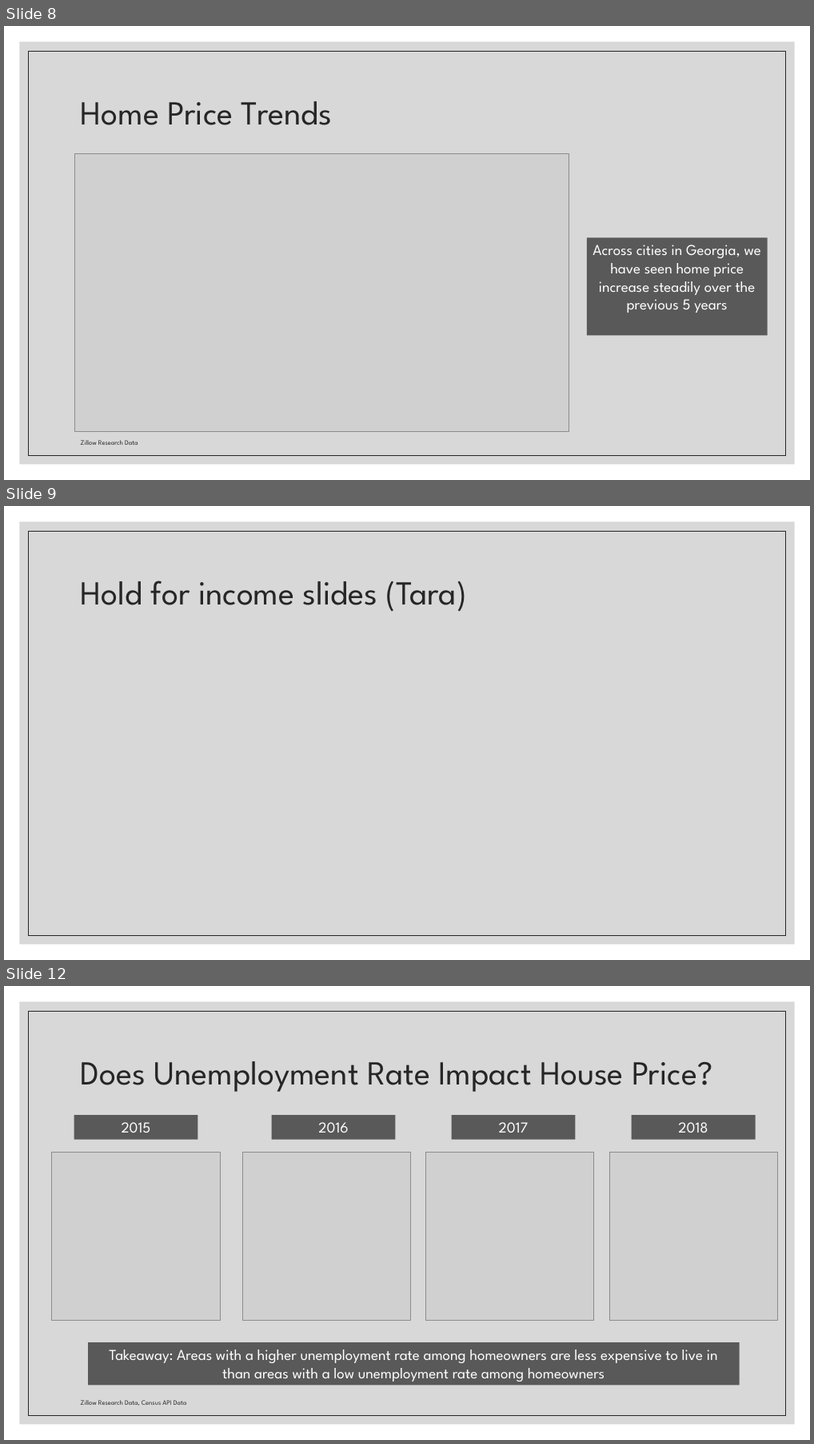
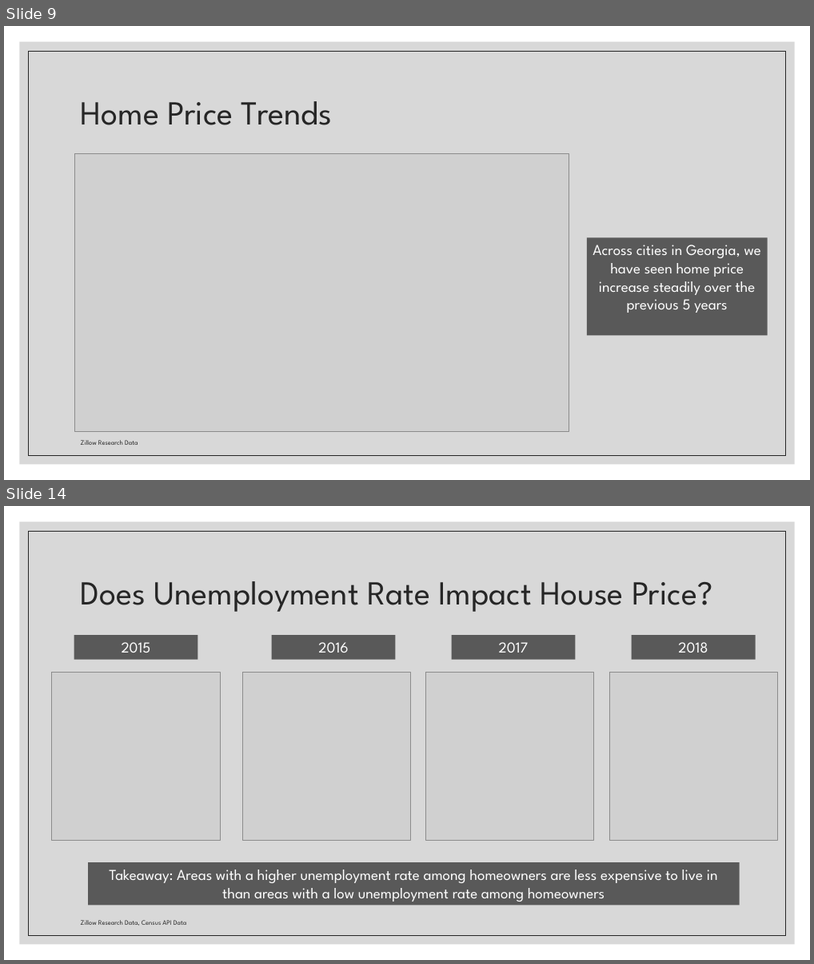
Before and after one commit to yanthedeveloper/Project1, a slide deck: Project 1 Div 101 Updated Slides.pptx. Shown one above the other, each under a label of ours: slides 8, 9 and 12 before the commit, slides 9 and 14 after it; the slides between them are not shown. The pictures are 814x1444 and 814x964 pixels, drawn with LibreOffice and Linux fonts; fonts in the diff are those of the drawing; grey boxes stand for pictures. Boxes give left, top, right and bottom in pixels: in the first picture for what was removed or moved away, otherwise in the second. Text is boxed around its words. In the diff, an @@ line names an element or a change of style, - is before the commit and + after.

```diff
--- a/Project 1 Div 101 Updated Slides.pptx
+++ b/Project 1 Div 101 Updated Slides.pptx
@@ slide 9 removed at bbox=[4, 506, 810, 960], background #FFFFFF; not listed: 2 template elements that a slide beside it also shows @@
@@ title removed at bbox=[81, 580, 467, 612] @@
-Hold for income slides (Tara)
@@ what was slide 8 is now slide 9 @@
@@ what was slide 12 is now slide 14 @@
```
Also in this commit, not shown: 3 slides changed, 4 slides added, 1 other slide removed, 1 other file.
